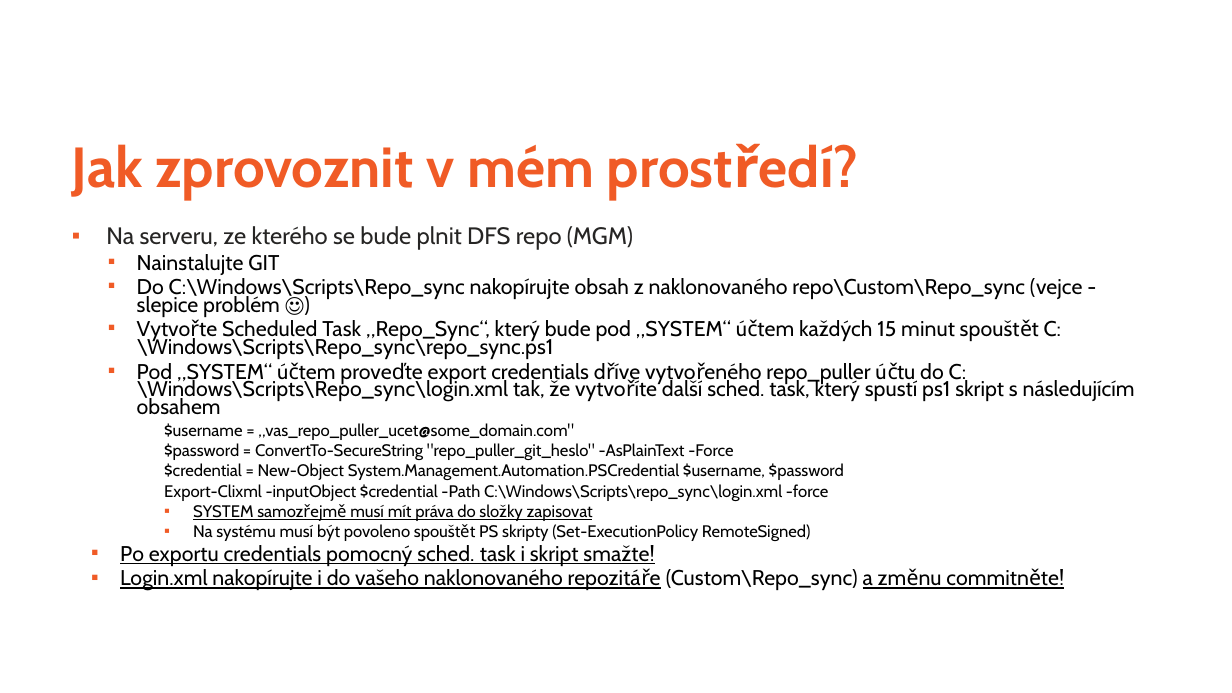
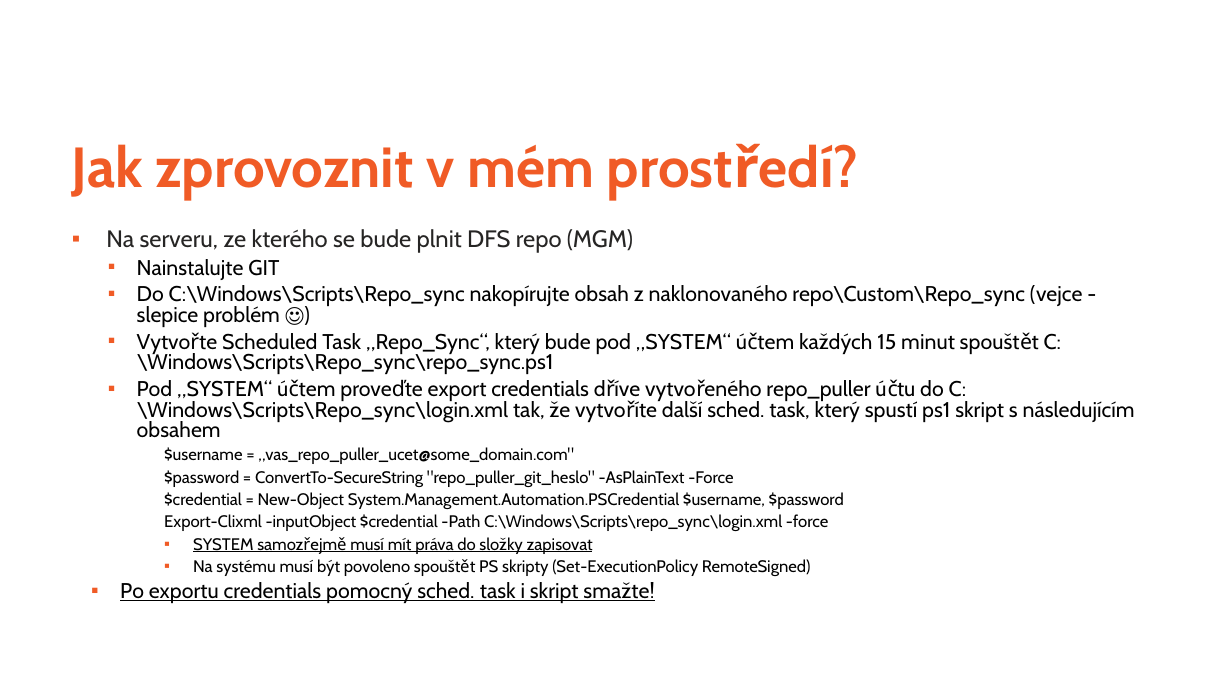
Before and after one commit to ztrhgf/Powershell_CICD_repository, a slide deck: slide 9 of jak zprovoznit CICD Powershell repo.pptx. Drawn at 1232x693 pixels with LibreOffice and Linux fonts; fonts in the diff are those of the drawing; background and template pictures are left out. Boxes give left, top, right and bottom in pixels: in the first picture for what was removed or moved away, otherwise in the second. Text is boxed around its words. In the diff, an @@ line names an element or a change of style, - is before the commit and + after.

```diff
--- a/jak zprovoznit CICD Powershell repo.pptx
+++ b/jak zprovoznit CICD Powershell repo.pptx
@@ text "Na serveru, ze kterého se ..." at [106,229,1135,603]: line spacing 0.9 to 1; line spacing 0.7 to 0.8 @@
@@ text at [120,569,873,591]: paragraph removed @@
-  ▪ Login.xml nakopírujte i do vašeho naklonovaného repozitáře (Custom\Repo_sync) a změnu commitněte!
```
Also in this commit, not shown: 3 other slides changed, 1 slide added.
